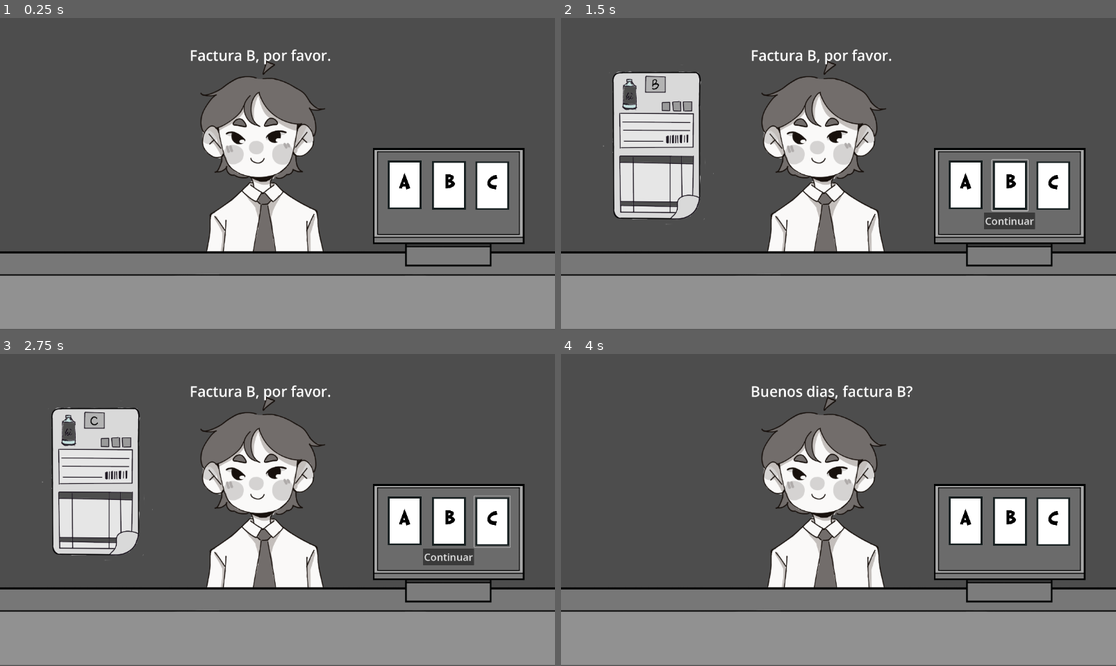
Above: before the commit, frames 1-4 (two rows, left to right).
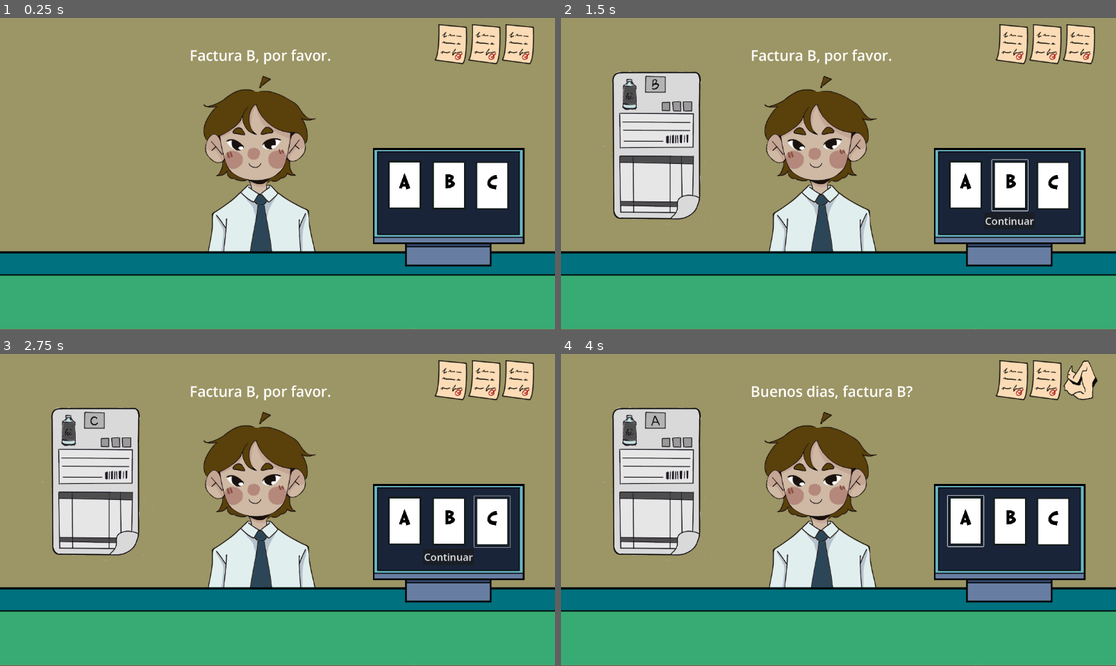
Above: after the commit, the same moments.

Repository: ninnis29/Facturae
Game: Godot game, scene res://Scenes/main.tscn
The game is run twice, just before and just after one commit, with the same random seed, the same clock (stepped at 60 frames per second) and the same inputs.
Inputs (mouse positions are in pixels of both pictures, inside the frame that each line leads up to):
- Up to frame 1 (0.25 s): no input
- Up to frame 2 (1.5 s): click (966, 186) at 0.5 s; click (1010, 186) at 1.25 s
- Up to frame 3 (2.75 s): click (493, 522) at 2 s
- Up to frame 4 (4 s): click "Continuar" at 2.75 s; click (966, 522) at 3.5 s

The runs differ from the first frame. In frame 1, 95% of the frame differs, in the area x 0-100%, y 0-100%; in frame 2, 87%; in frame 3, 87%; in frame 4, 94%.

Commit message:
Barra de vida y color
vidas representas
game over
color

Diff:
--- a/facturae/Scenes/main.tscn
+++ b/facturae/Scenes/main.tscn
@@ -1,12 +1,14 @@
-[gd_scene load_steps=6 format=3 uid="uid://bcnwamcc1w56l"]
+[gd_scene load_steps=8 format=3 uid="uid://bcnwamcc1w56l"]
 
 [ext_resource type="Script" uid="uid://17c2y0j4ybqa" path="res://Scripts/main.gd" id="1_8gbba"]
 [ext_resource type="Texture2D" uid="uid://dadx3rh1hrvpw" path="res://Assets/Mesa.png" id="1_jjgbg"]
 [ext_resource type="PackedScene" uid="uid://cmrkkr24qaeva" path="res://Scenes/computer.tscn" id="2_bo1nx"]
 [ext_resource type="PackedScene" uid="uid://dgj228606yesh" path="res://Scenes/personaje.tscn" id="2_kry3j"]
 [ext_resource type="PackedScene" uid="uid://dka3ks6dtqqg0" path="res://Scenes/facturas.tscn" id="4_jjvhh"]
+[ext_resource type="Texture2D" uid="uid://dfthfahcgtnhd" path="res://Assets/papel escrito.png" id="6_21xkr"]
+[ext_resource type="Texture2D" uid="uid://b6d06q4vlj81l" path="res://Assets/Fondo.png" id="7_6bp64"]
 
-[node name="Node2D" type="Node2D"]
+[node name="Main" type="Node2D"]
 script = ExtResource("1_8gbba")
 
 [node name="Camera2D" type="Camera2D" parent="."]
@@ -26,6 +28,34 @@
 [node name="Facturas" parent="." instance=ExtResource("4_jjvhh")]
 position = Vector2(591, 583)
 
+[node name="Vidas" type="HBoxContainer" parent="."]
+offset_left = 1512.0
+offset_top = 20.0
+offset_right = 1932.0
+offset_bottom = 159.0
+
+[node name="Vida1" type="TextureRect" parent="Vidas"]
+layout_mode = 2
+texture = ExtResource("6_21xkr")
+
+[node name="Vida2" type="TextureRect" parent="Vidas"]
+layout_mode = 2
+texture = ExtResource("6_21xkr")
+
+[node name="Vida3" type="TextureRect" parent="Vidas"]
+layout_mode = 2
+texture = ExtResource("6_21xkr")
+
+[node name="FeedbackLabel" type="Label" parent="."]
+offset_right = 40.0
+offset_bottom = 23.0
+
+[node name="Fondo" type="Sprite2D" parent="."]
+show_behind_parent = true
+z_as_relative = false
+position = Vector2(968, 538)
+texture = ExtResource("7_6bp64")
+
 [connection signal="continuar" from="computer" to="." method="_on_computer_continuar"]
 [connection signal="facturaA" from="computer" to="." method="_on_computer_factura_a"]
 [connection signal="facturaB" from="computer" to="." method="_on_computer_factura_b"]
--- a/facturae/Scripts/main.gd
+++ b/facturae/Scripts/main.gd
@@ -6,38 +6,70 @@
 @onready var personaje = $Personaje
 @onready var label_pj = $Personaje/Label
 @onready var musiquita = $musiquita
+@onready var vidas_container = $Vidas  # Un HBoxContainer o similar con 3 sprites/texturas de facturas
+
 var seleccion_jugador: String = ""
+var vidas: int = 3
+
+func _ready() -> void:
+	# Cargamos el archivo de música directamente desde la carpeta del proyecto
+	var musica = load("res://Music/facturae_ost_1.wav")  # ruta exacta y extensión correcta
+	if musica:
+		var player = AudioStreamPlayer.new()    # creamos un AudioStreamPlayer en memoria
+		add_child(player)                        # lo agregamos a la escena para que se reproduzca
+		player.stream = musica                   # asignamos el archivof
+		player.play()                            # reproducimos la música
+	else:
+		print("No se encontró el archivo de música")
 
 func _on_computer_factura_a() -> void:
 	facturas.mostrar_factura("A")
 	seleccionar_opcion("A")
-	pass
 
 func _on_computer_factura_b() -> void:
 	facturas.mostrar_factura("B")
 	seleccionar_opcion("B")
-	pass
 
 func _on_computer_factura_c() -> void:
 	facturas.mostrar_factura("C")
 	seleccionar_opcion("C")
-	pass
 
 func _on_computer_continuar() -> void:
 	gana_pierde()
-	reiniciar_partida()
-	pass
 
-func seleccionar_opcion(opcion):
+func seleccionar_opcion(opcion: String) -> void:
 	continuar_btn.visible = true
 	seleccion_jugador = opcion
 
-func gana_pierde():
+func gana_pierde() -> void:
 	if seleccion_jugador == personaje.opcion_actual:
-		label_pj.text = "Gracias! :D"
+		label_pj.text = "¡Gracias! :D"
+		continuar_partida()
 	else:
-		label_pj.text = "Eso no fue lo que pedi :C"
+		label_pj.text = "Eso no fue lo que pedí :C"
+		perder_vida()
 
-func reiniciar_partida():
-	await get_tree().create_timer(0.8).timeout
+func perder_vida() -> void:
+	vidas -= 1
+
+	if vidas_container.get_child_count() >= vidas + 1:
+		var vida_node = vidas_container.get_child(vidas) # selecciona la última vida activa
+		vida_node.texture = preload("res://Assets/papel arrugado.png")  # cambia la textura
+
+	if vidas <= 0:
+		game_over()
+	else:
+		continuar_partida()
+
+func continuar_partida() -> void:
+	await get_tree().create_timer(1.0).timeout
+	personaje.nueva_peticion()  # esto genera un nuevo diálogo aleatorio
+	seleccion_jugador = ""
+	continuar_btn.visible = false
+	# Solo limpiamos feedback, no el pedido del personaje
+	# feedback_label.text = ""  # si tenés un Label separado para mensajes
+
+func game_over() -> void:
+	label_pj.text = "¡Se acabaron las facturas! :("
+	await get_tree().create_timer(2.0).timeout
 	get_tree().reload_current_scene()
--- a/facturae/Scripts/personaje.gd
+++ b/facturae/Scripts/personaje.gd
@@ -18,3 +18,6 @@
 	var linea_dialogo = dialogos[opcion_actual].pick_random()
 	caja_dialogo.text = linea_dialogo
 	pass
+
+func nueva_peticion() -> void:
+	dialogo_random()
Binary file added: facturae/Assets/Fondo.png
Not shown, added: facturae/Assets/Fondo.png.import
Binary file changed: facturae/Assets/Mesa.png
Binary file changed: facturae/Assets/Pantalla.png
Binary file changed: facturae/Assets/empresario lesbiano.png
Binary file added: facturae/Assets/papel arrugado.png
Not shown, added: facturae/Assets/papel arrugado.png.import
Binary file added: facturae/Assets/papel escrito.png
Not shown, added: facturae/Assets/papel escrito.png.import
